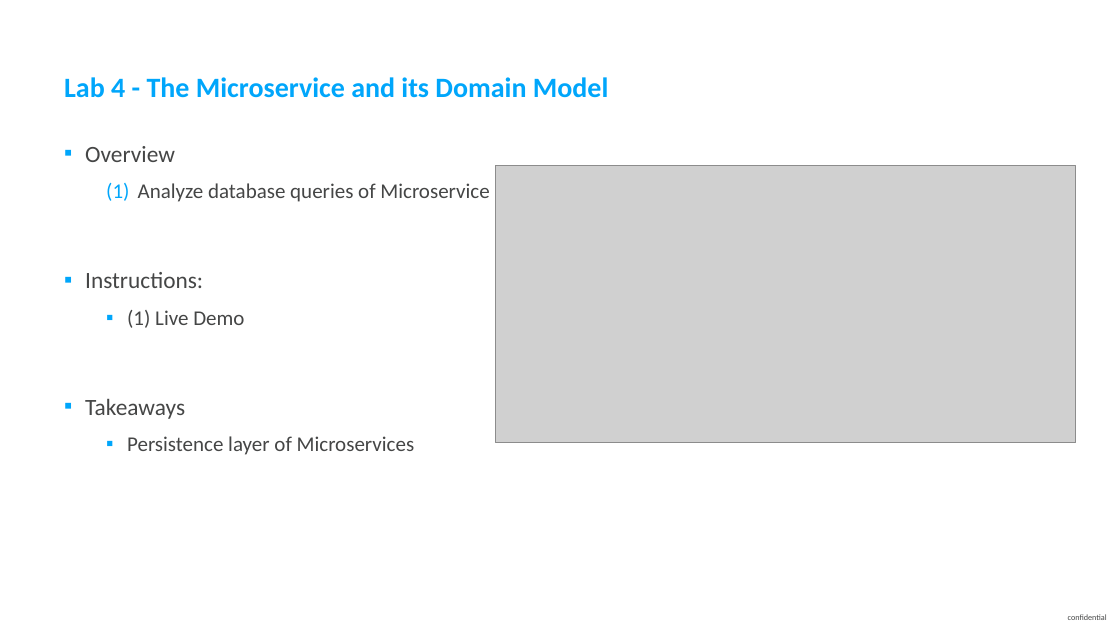
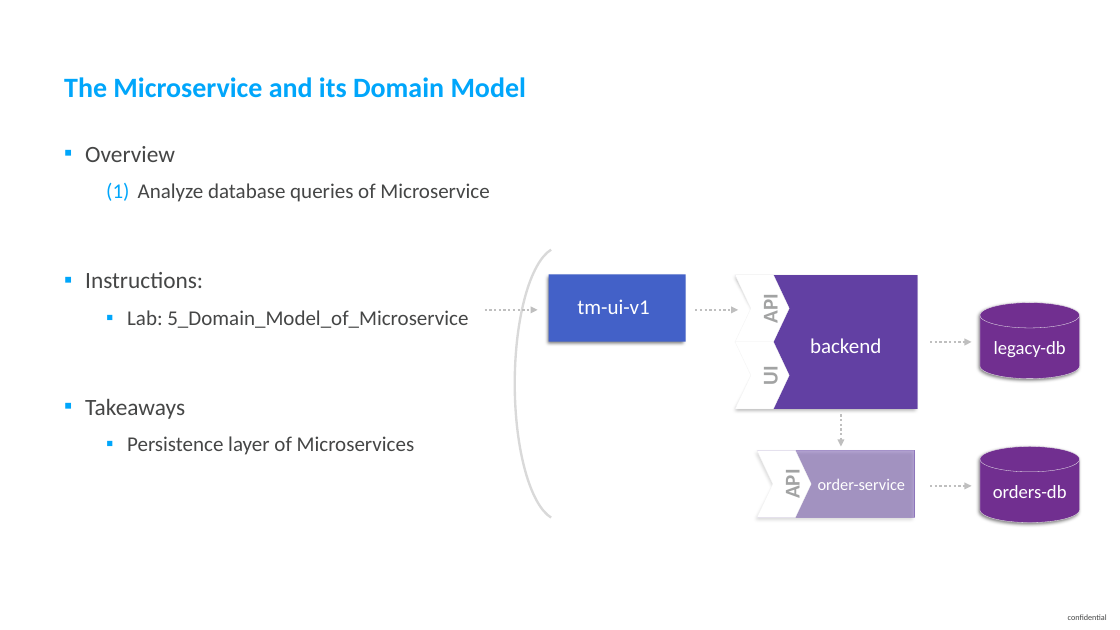
Before and after one commit to thiagobien/ACL, a slide deck: slide 18 of workshop/03_Monolith_to_Microservices/Monolith_to_Microservices.pptx. Drawn at 1120x630 pixels with LibreOffice and Linux fonts; fonts in the diff are those of the drawing; grey boxes stand for pictures. Boxes give left, top, right and bottom in pixels: in the first picture for what was removed or moved away, otherwise in the second. Text is boxed around its words. In the diff, an @@ line names an element or a change of style, - is before the commit and + after.

```diff
--- a/workshop/03_Monolith_to_Microservices/Monolith_to_Microservices.pptx
+++ b/workshop/03_Monolith_to_Microservices/Monolith_to_Microservices.pptx
@@ title at <box>64,77,526,98</box>: text changed @@
-Lab 4 - The Microservice and its Domain Model
+The Microservice and its Domain Model
@@ picture removed at <box>496,166,1076,443</box> @@
@@ freeform shape added at <box>515,250,551,518</box>, outline #D9D9D9 2 pt @@
@@ rectangle added at <box>549,274,686,342</box>, fill #4361C8 @@
@@ text added at <box>577,299,649,314</box>, 18 pt, text #FFFFFF @@
+tm-ui-v1
@@ chevron added at <box>735,275,790,342</box>, fill #FFFFFF, outline #F2F2F2 0.25 pt @@
@@ freeform shape added at <box>736,276,918,409</box>, fill #6240A3, outline #6240A3 0.25 pt @@
@@ text added at <box>758,296,784,323</box>, 18 pt, text #A2A3A3, bold @@
+API
@@ text at <box>127,310,468,328</box>: text changed @@
-  ▪ (1) Live Demo
+  ▪ Lab: 5_Domain_Model_of_Microservice
@@ arrow added from (485, 310) to (538, 310), #BFBFBF 2 pt dashed @@
@@ arrow added from (696, 310) to (739, 310), #BFBFBF 2 pt dashed @@
@@ cylinder added at <box>981,302,1081,379</box>, fill #712F90, outline #F2F2F2 0.25 pt, 16 pt, text #FFFFFF @@
+legacy-db
@@ chevron added at <box>735,342,790,409</box>, fill #FFFFFF, outline #F2F2F2 0.25 pt @@
@@ text added at <box>810,338,881,353</box>, 18 pt, text #FFFFFF @@
+backend
@@ arrow added from (930, 342) to (972, 342), #BFBFBF 2 pt dashed @@
@@ text added at <box>758,367,784,384</box>, 18 pt, text #A2A3A3, bold @@
+UI
@@ arrow added from (841, 414) to (841, 447), #BFBFBF 2 pt dashed @@
@@ cylinder added at <box>981,447,1081,523</box>, fill #712F90, outline #F2F2F2 0.25 pt, 16 pt, text #FFFFFF @@
+orders-db
@@ chevron added at <box>757,450,812,518</box>, fill #FFFFFF, outline #F2F2F2 0.25 pt @@
@@ freeform shape added at <box>758,450,915,518</box>, fill #6240A3 at 47% opacity, outline #6240A3 0.25 pt @@
@@ text added at <box>780,471,806,498</box>, 18 pt, text #A2A3A3, bold @@
+API
@@ text added at <box>818,479,906,490</box>, 14 pt, text #FFFFFF @@
+order-service
@@ arrow added from (930, 486) to (972, 486), #BFBFBF 2 pt dashed @@
```
Also in this commit, not shown: 6 other slides changed, 1 other file.
